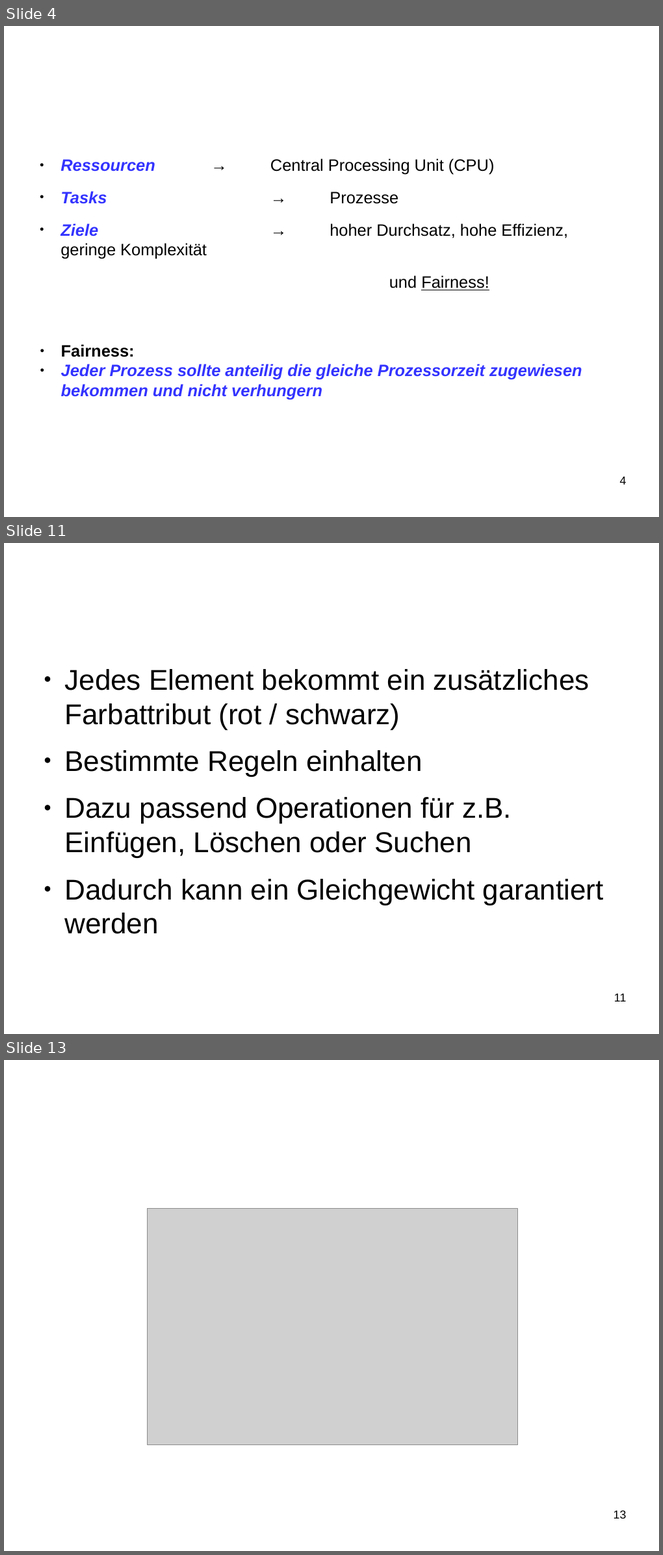
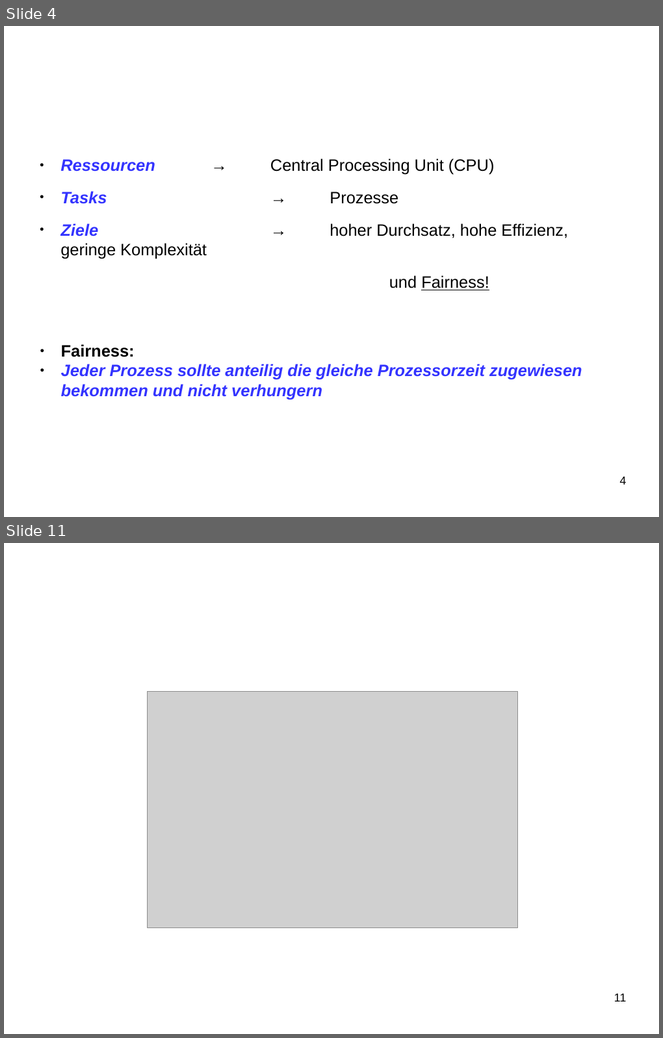
Before and after one commit to SeminararbeitCFS/main, a slide deck: vortrag/vortrag_CFS.odp. Shown one above the other, each under a label of ours: slides 4, 11 and 13 before the commit, slides 4 and 11 after it; the slides between them are not shown. The pictures are 663x1555 and 663x1038 pixels, drawn with LibreOffice and Linux fonts; fonts in the diff are those of the drawing; grey boxes stand for pictures; background and template pictures are left out. Boxes give left, top, right and bottom in pixels: in the first picture for what was removed or moved away, otherwise in the second. Text is boxed around its words. In the diff, an @@ line names an element or a change of style, - is before the commit and + after.

```diff
--- a/vortrag/vortrag_CFS.odp
+++ b/vortrag/vortrag_CFS.odp
@@ slide 11 removed at (4, 543, 659, 1034), background #FFFFFF @@
@@ title removed at (36, 561, 493, 642) @@
-Rot-Schwarz-Baum
@@ text removed at (65, 669, 604, 934) @@
-● Jedes Element bekommt ein zusätzliches Farbattribut (rot / schwarz)
-● Bestimmte Regeln einhalten
-● Dazu passend Operationen für z.B. Einfügen, Löschen oder Suchen
-● Dadurch kann ein Gleichgewicht garantiert werden
@@ page number removed at (614, 993, 626, 1002) @@
-11
@@ what was slide 13 is now slide 11 @@
@@ page number at (614, 993, 626, 1002): text changed @@
-13
+11
```
Also in this commit, not shown: 6 slides changed, 2 slides added, 2 other slides removed.
